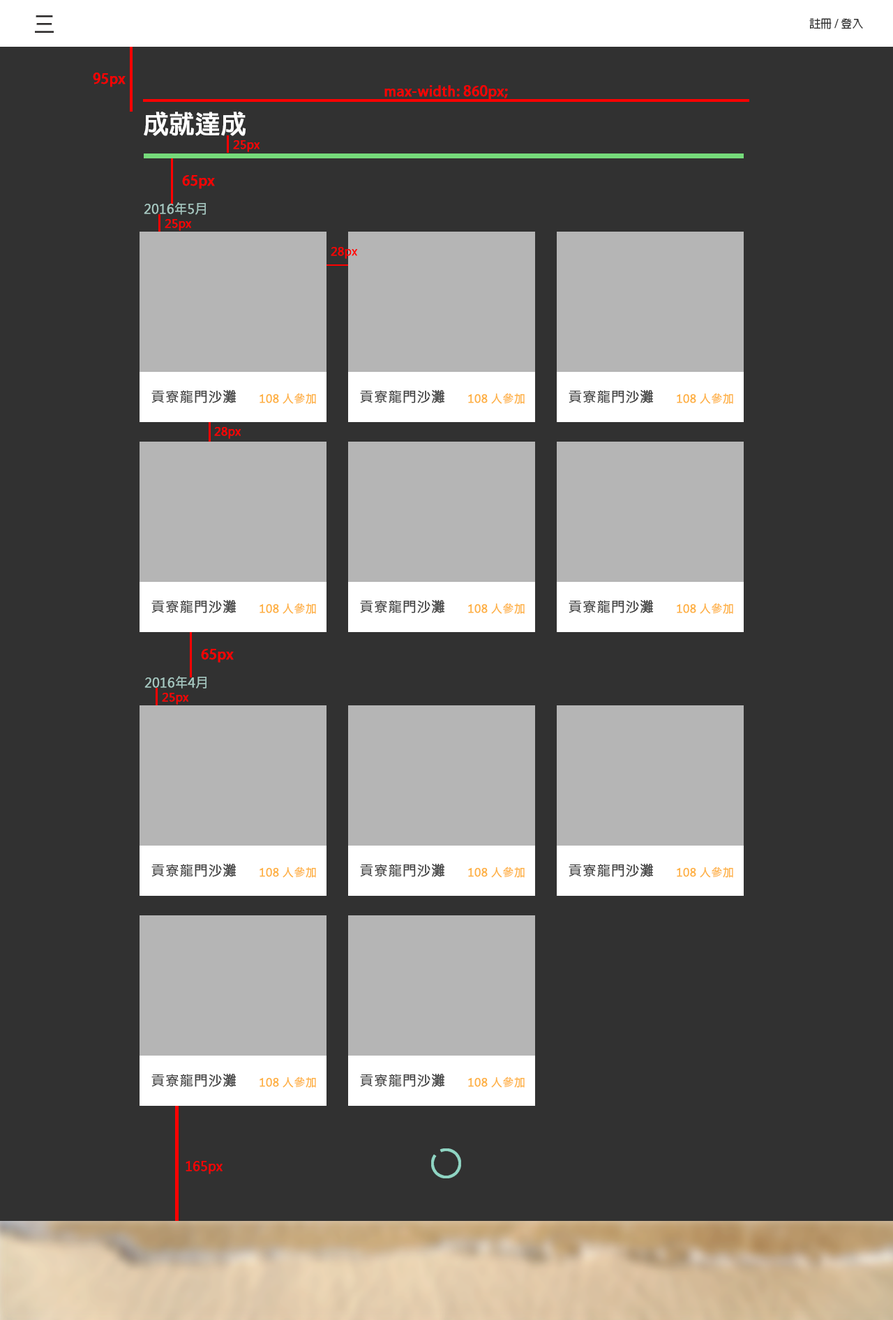
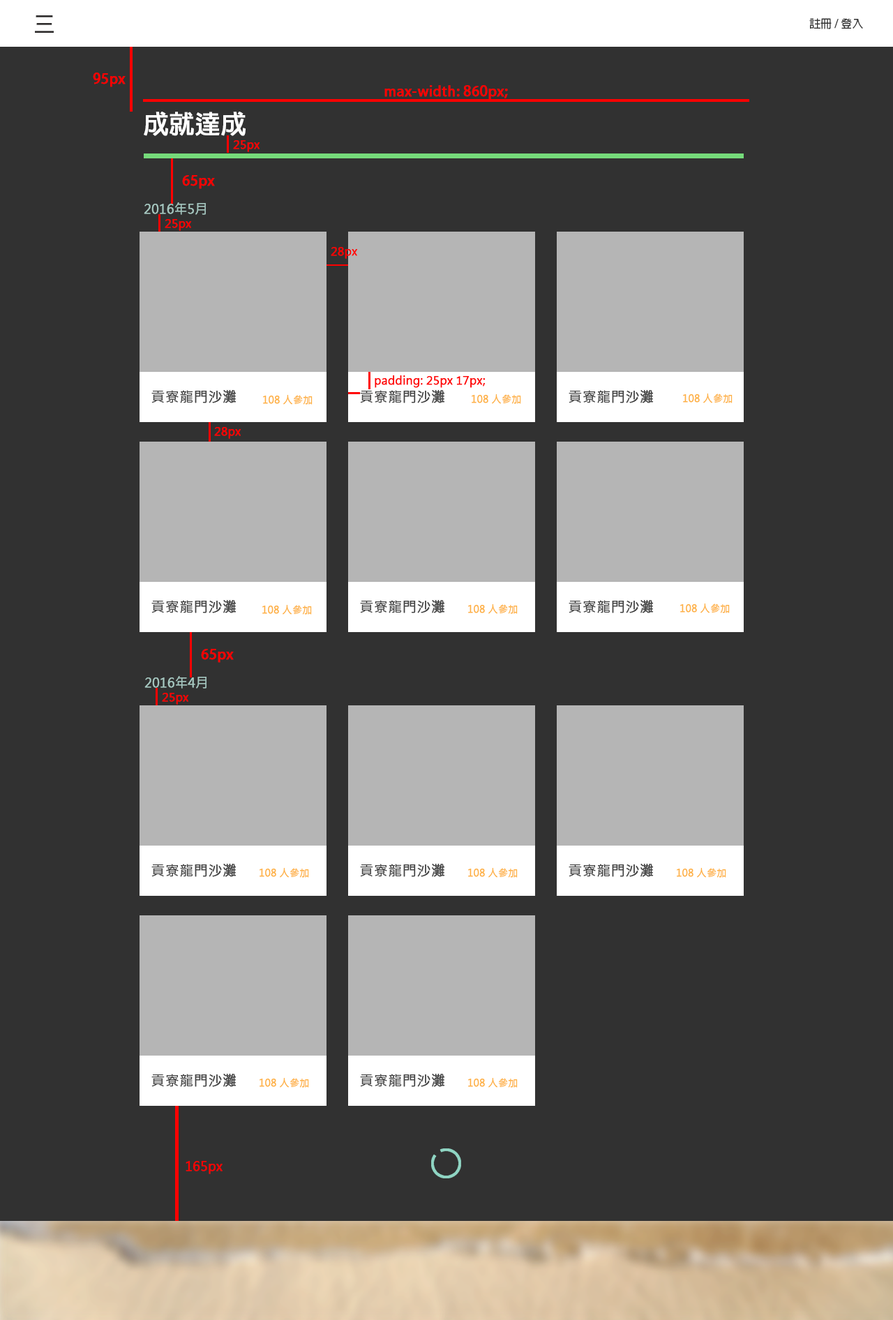
Layered file, before and after one edit (893x1320). Changes by layer:
added layer "_ 17px" in group "value" over <box>348,392,361,395</box>
added layer "| 25px" (3rd of 4, in "value") in group "value" over <box>368,371,371,390</box>
added layer "padding: 25px 17px;" in group "value" over <box>374,375,486,389</box>
painted on "108 人參加" (1st of 11, in "2016/04" › "card5") over <box>468,1076,525,1088</box>
painted on "108 人參加" (2nd of 11, in "2016/04" › "card4") over <box>259,1076,317,1088</box>
painted on "108 人參加" (3rd of 11, in "2016/04" › "card3") over <box>676,866,734,878</box>
painted on "108 人參加" (4th of 11, in "2016/04" › "card2") over <box>468,866,525,878</box>
painted on "108 人參加" (5th of 11, in "2016/04" › "card1") over <box>259,866,317,878</box>
painted on "108 人參加" (6th of 11, in "2016/05" › "card6") over <box>676,602,734,615</box>
painted on "108 人參加" (7th of 11, in "2016/05" › "card5") over <box>468,602,525,615</box>
painted on "108 人參加" (8th of 11, in "2016/05" › "card4") over <box>259,602,317,615</box>
painted on "108 人參加" (9th of 11, in "2016/05" › "card3") over <box>676,392,734,405</box>
painted on "108 人參加" (10th of 11, in "2016/05" › "card2") over <box>468,392,525,405</box>
painted on "108 人參加" (11th of 11, in "2016/05" › "card1") over <box>259,392,317,405</box>
